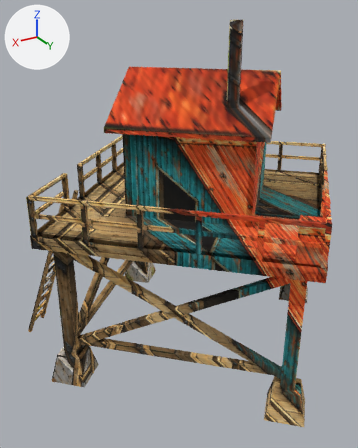
Two versions of the glTF model games/horde/models/tower.glb, one commit apart.
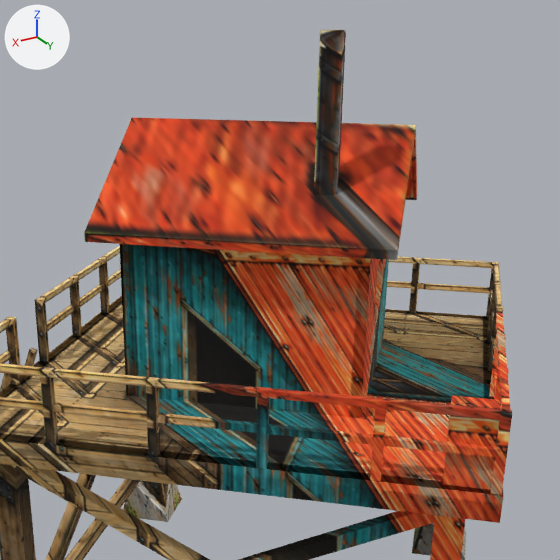
Old and new are each drawn whole from a 50 mm camera at (7.5, 11.32, 9.54) aimed at (0.7, -0.02, 3.87) and again close up on the part from 16% to 100% of the width and 1% to 68% of the height. The lights are fixed; the arrows at upper left show +X, +Y and +Z. The older version's two pictures come first. Where no turn or scale is listed for an object, it has been applied to the vertices. Vertices at exactly the same position are counted once.

In view in the first close-up: 'tower_game'.
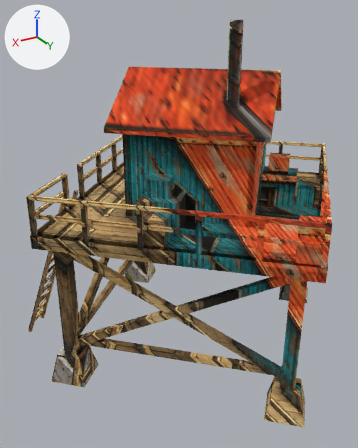
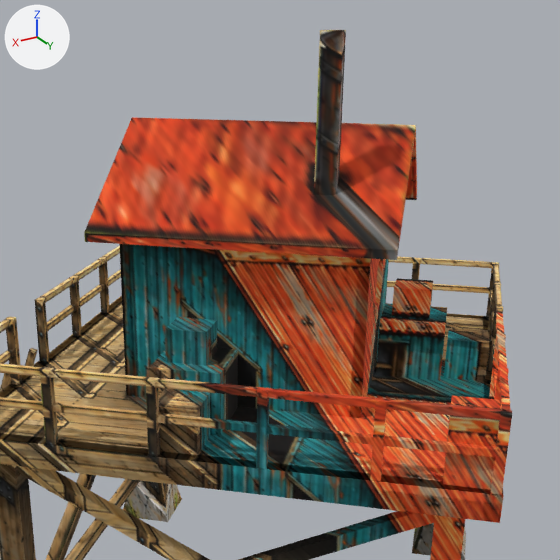
Where the change shows, as pixel boxes (x1, y1, x2, y2) in the close-ups (560 x 560 px):
part 1 of me_tower_game, added
    after: (149, 348, 238, 435)
part 2 of me_tower_game, added
    after: (376, 303, 447, 380)
part 3 of me_tower_game, added (brown)
    after: (159, 389, 210, 455)
part 4 of me_tower_game, added
    after: (444, 328, 490, 381)
part 5 of me_tower_game, added (cyan)
    after: (165, 317, 217, 366)
part 6 of me_tower_game, added (brown)
    after: (392, 278, 433, 320)

Patch to the scene script:
```diff
--- a/games/horde/models/tower.glb.py
+++ b/games/horde/models/tower.glb.py
@@ me_tower_game @@
 # used by ob_tower_game; location = (0.0, 0.0, 0.0)
-me_tower_game.from_pydata(...)  # 774 vertices, 1224 faces; spans x -4.95..4.95, y -4.95..4.95, z 0.0..9.35
+me_tower_game.from_pydata(...)  # 822 vertices, 1296 faces; spans x -4.95..4.95, y -4.95..4.95, z 0.0..9.35
+# me_tower_game part 1: the loose piece of 8 vertices spanning x 1.6..1.68, y 0.33..0.41, z 4.5..5.26 is copied, and the copy is scaled about its middle by (15.8, 15.8, 1.12), then moved by (0.27, 0.83, 0.05); it spans x 1.23..2.58, y 0.53..1.87, z 4.5..5.35
+# me_tower_game part 2: the loose piece of 8 vertices spanning x -2.04..-1.9, y 0.06..0.2, z 4.5..6.1 is copied, and the copy is scaled about its middle by (9.5, 9.5, 0.531), then moved by (0.06, 1.07, -0.38); it spans x -2.58..-1.23, y 0.53..1.87, z 4.5..5.35
+# me_tower_game part 3: the loose piece of 8 vertices spanning x 2.82..2.99, y 1.85..2.02, z 4.5..5.5 is copied, and the copy is scaled about its middle by (5, 5, 0.6), then moved by (-0.45, -0.12, -0.2); it spans x 2.03..2.88, y 1.39..2.24, z 4.5..5.1
+# me_tower_game part 4: the loose piece of 8 vertices spanning x -2.99..-2.82, y 1.85..2.02, z 4.5..5.5 is copied, and the copy is scaled about its middle by (5, 5, 0.6), then moved by (0.45, -0.12, -0.2); it spans x -2.88..-2.03, y 1.39..2.24, z 4.5..5.1
+# me_tower_game part 5: the loose piece of 8 vertices spanning x 1.6..1.68, y 0.33..0.41, z 4.5..5.26 is copied, and the copy is scaled about its middle by (9.17, 9.17, 0.592), then moved by (0.27, 0.76, 0.69); it spans x 1.52..2.3, y 0.74..1.52, z 5.35..5.8
+# me_tower_game part 6: the loose piece of 8 vertices spanning x -2.04..-1.9, y 0.06..0.2, z 4.5..6.1 is copied, and the copy is scaled about its middle by (5.5, 5.5, 0.281), then moved by (0.06, 1.0, 0.27); it spans x -2.3..-1.52, y 0.74..1.52, z 5.35..5.8
 me_tower_game.materials.append(mat_tower_game)
```
